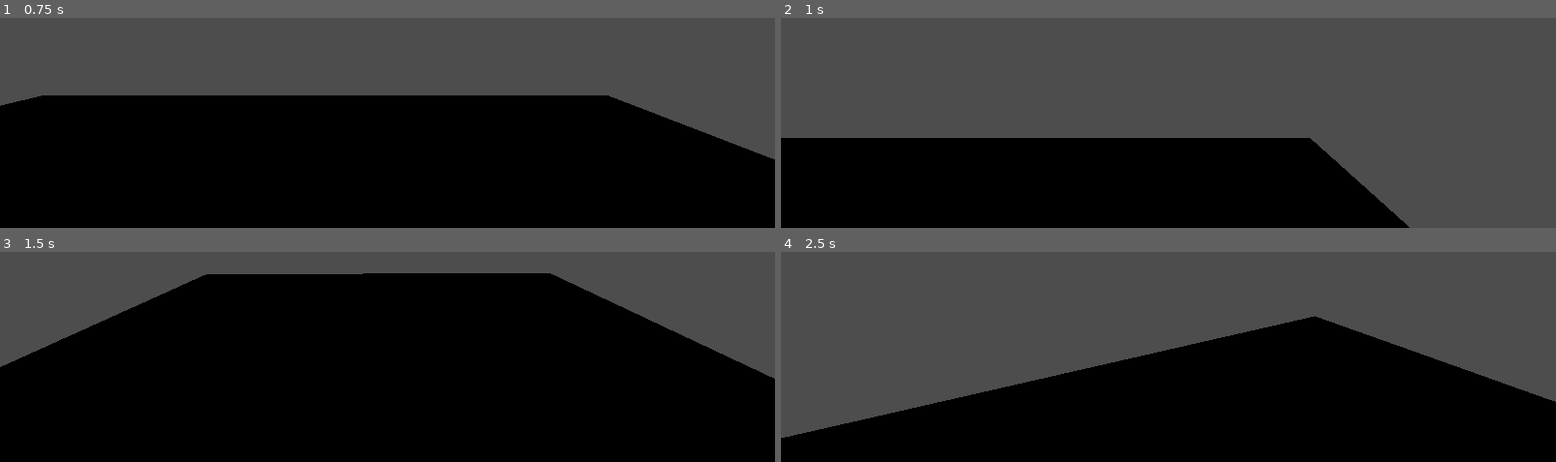
Above: before the commit, frames 1-4 (two rows, left to right).
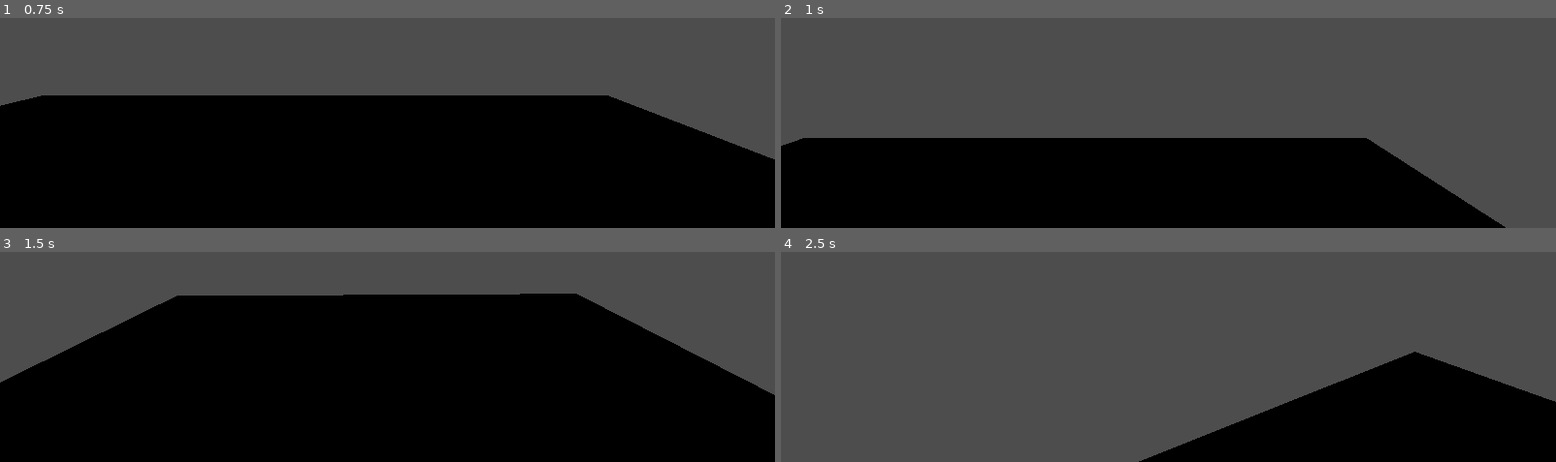
Above: after the commit, the same moments.

Repository: IsiahSlater/Bugsnax
Game: Godot game, scene res://Map1.tscn
The game is run twice, just before and just after one commit, with the same random seed, the same clock (stepped at 60 frames per second) and the same inputs.
Inputs (mouse positions are in pixels of both pictures, inside the frame that each line leads up to):
- Up to frame 1 (0.75 s): tap Enter at 0.5 s; move the mouse to (outside the picture) at 0.52 s; hold F (right) from 0.53 s (still down); tap R (grab, bound only after the commit) at 0.6 s; click (outside the picture) at 0.67 s
- Up to frame 2 (1 s): keep holding F (right); tap Backspace (jump) at 0.77 s
- Up to frame 3 (1.5 s): move the mouse to (outside the picture) at 1.27 s; release F (right) at 1.28 s; hold E (forward) from 1.28 s (still down); tap R (grab, bound only after the commit) at 1.35 s
- Up to frame 4 (2.5 s): keep holding E (forward); tap Backspace (jump) at 1.52 s; move the mouse to (outside the picture) at 2.02 s; tap R (grab, bound only after the commit) at 2.1 s

Frame 1 is identical in both runs. In frame 2, 4.3% of the frame differs, in the area x 0-94%, y 57-100%; in frame 3, 7.7%; in frame 4, 26%, in the area x 0-82%, y 30-100%.

Commit message:
added a mob, and the ability for the player to destroy the mob by using 'interact' on it. After this should be an inventory system by which the destroyed mob is stored

Diff:
--- /dev/null
+++ b/Hitbox.gd
@@ -0,0 +1,11 @@
+extends CollisionShape3D
+
+
+# Called when the node enters the scene tree for the first time.
+func _ready():
+	pass # Replace with function body.
+
+
+# Called every frame. 'delta' is the elapsed time since the previous frame.
+func _process(delta):
+	pass
--- a/Map1.tscn
+++ b/Map1.tscn
@@ -1,6 +1,7 @@
-[gd_scene load_steps=2 format=3 uid="uid://dr451dli1lgj8"]
+[gd_scene load_steps=3 format=3 uid="uid://dr451dli1lgj8"]
 
 [ext_resource type="PackedScene" uid="uid://ddk3miofhk44i" path="res://player.tscn" id="1_u8xs1"]
+[ext_resource type="PackedScene" uid="uid://cx3yrkvf08fh4" path="res://mob.tscn" id="2_xudwl"]
 
 [node name="Node3D" type="Node3D"]
 
@@ -10,3 +11,7 @@
 [node name="CSGBox3D" type="CSGBox3D" parent="."]
 transform = Transform3D(9.97124, 0, 0, 0, 0.115796, 0, 0, 0, 9.97124, 0, 0, 0)
 use_collision = true
+
+[node name="Mob" parent="." instance=ExtResource("2_xudwl")]
+transform = Transform3D(1, 0, 0, 0, 1, 0, 0, 0, 1, 2.42711, 0.0870261, 0)
+collision_layer = 4
--- /dev/null
+++ b/mob.gd
@@ -0,0 +1,5 @@
+extends CharacterBody3D
+
+
+func gotten():
+	queue_free()
--- /dev/null
+++ b/mob.tscn
@@ -0,0 +1,17 @@
+[gd_scene load_steps=3 format=3 uid="uid://cx3yrkvf08fh4"]
+
+[ext_resource type="Script" path="res://mob.gd" id="1_dd8dl"]
+
+[sub_resource type="BoxShape3D" id="BoxShape3D_qhf1c"]
+
+[node name="Mob" type="CharacterBody3D"]
+collision_layer = 16
+collision_mask = 3
+script = ExtResource("1_dd8dl")
+
+[node name="CSGBox3D" type="CSGBox3D" parent="."]
+transform = Transform3D(1, 0, 0, 0, 1, 0, 0, 0, 1, 0, 0.485232, 0)
+
+[node name="Hitbox" type="CollisionShape3D" parent="."]
+transform = Transform3D(1, 0, 0, 0, 1, 0, 0, 0, 1, 0, 0.485626, 0)
+shape = SubResource("BoxShape3D_qhf1c")
--- a/player.gd
+++ b/player.gd
@@ -7,6 +7,8 @@
 
 @onready var camera := $Body/Neck/Camera3D
 @onready var neck := $Body/Neck
+
+@onready var grabber := $Body/Neck/Camera3D/grabRange
 
 func _unhandled_input(event):
 	if event is InputEventMouseButton:
@@ -19,6 +21,8 @@
 			neck.rotate_y(-event.relative.x * .01 * sens)
 			camera.rotate_x(-event.relative.y * .01 * sens)
 			camera.rotation.x = clamp(camera.rotation.x, deg_to_rad(-30), deg_to_rad(60))
+
+
 
 
 # Get the gravity from the project settings to be synced with RigidBody nodes.
@@ -46,9 +50,9 @@
 		velocity.z = move_toward(velocity.z, 0, SPEED)
 
 
-	# Get Mouse Position
-	# Get vector from position to middle of screen
+	if Input.is_action_just_pressed("grab") and grabber.is_colliding():
+		var target = grabber.get_collider()
+		target.gotten()
 
-	# Rotate character based on Vector
 
 	move_and_slide()
--- a/player.tscn
+++ b/player.tscn
@@ -9,6 +9,8 @@
 rings = 7
 
 [node name="Player" type="CharacterBody3D"]
+collision_layer = 2
+collision_mask = 15
 script = ExtResource("1_i2ppe")
 
 [node name="CollisionShape3D" type="CollisionShape3D" parent="."]
@@ -23,3 +25,8 @@
 
 [node name="Camera3D" type="Camera3D" parent="Body/Neck"]
 transform = Transform3D(1, 0, 0, 0, 1, 0, 0, 0, 1, 0, 0.496294, 0.0476152)
+
+[node name="grabRange" type="RayCast3D" parent="Body/Neck/Camera3D"]
+transform = Transform3D(1, 0, 0, 0, 1, 0, 0, 0, 1, 0, 0.0629649, -0.0476152)
+target_position = Vector3(0, 0, -2)
+collision_mask = 4
--- a/project.godot
+++ b/project.godot
@@ -47,6 +47,19 @@
 "events": [Object(InputEventKey,"resource_local_to_scene":false,"resource_name":"","device":-1,"window_id":0,"alt_pressed":false,"shift_pressed":false,"ctrl_pressed":false,"meta_pressed":false,"pressed":false,"keycode":0,"physical_keycode":90,"key_label":0,"unicode":122,"echo":false,"script":null)
 ]
 }
+grab={
+"deadzone": 0.5,
+"events": [Object(InputEventKey,"resource_local_to_scene":false,"resource_name":"","device":-1,"window_id":0,"alt_pressed":false,"shift_pressed":false,"ctrl_pressed":false,"meta_pressed":false,"pressed":false,"keycode":0,"physical_keycode":82,"key_label":0,"unicode":114,"echo":false,"script":null)
+]
+}
+
+[layer_names]
+
+3d_physics/layer_1="Environment"
+3d_physics/layer_2="Player"
+3d_physics/layer_3="Interactions"
+3d_physics/layer_4="Props"
+3d_physics/layer_5="Mob"
 
 [physics]
 
